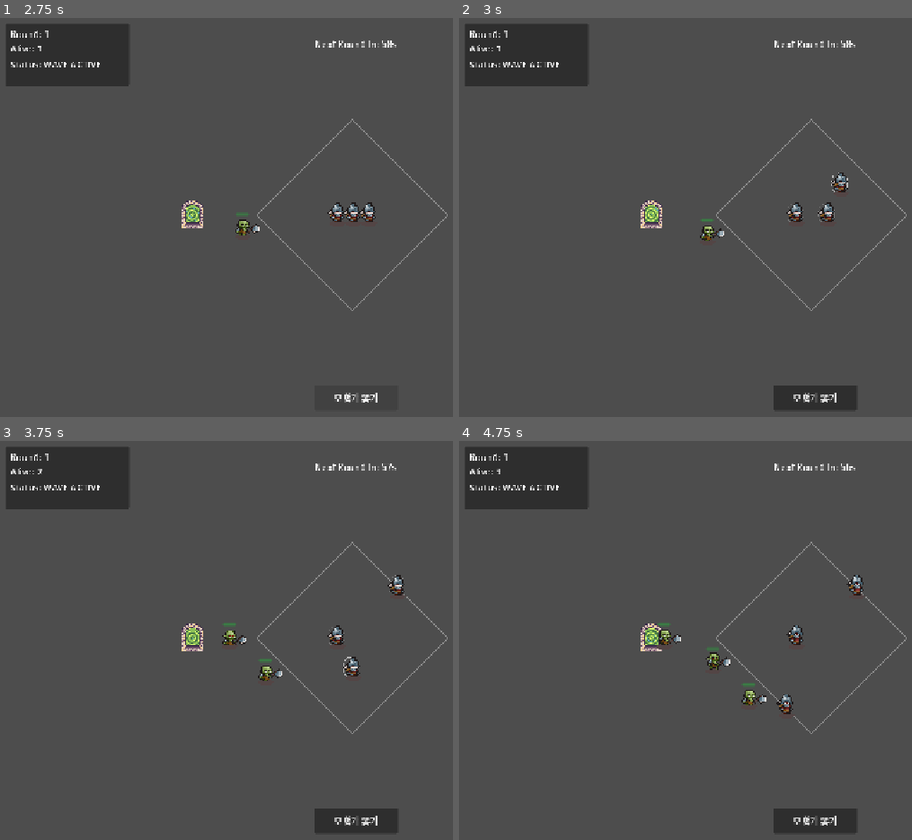
Above: before the commit, frames 1-4 (two rows, left to right).
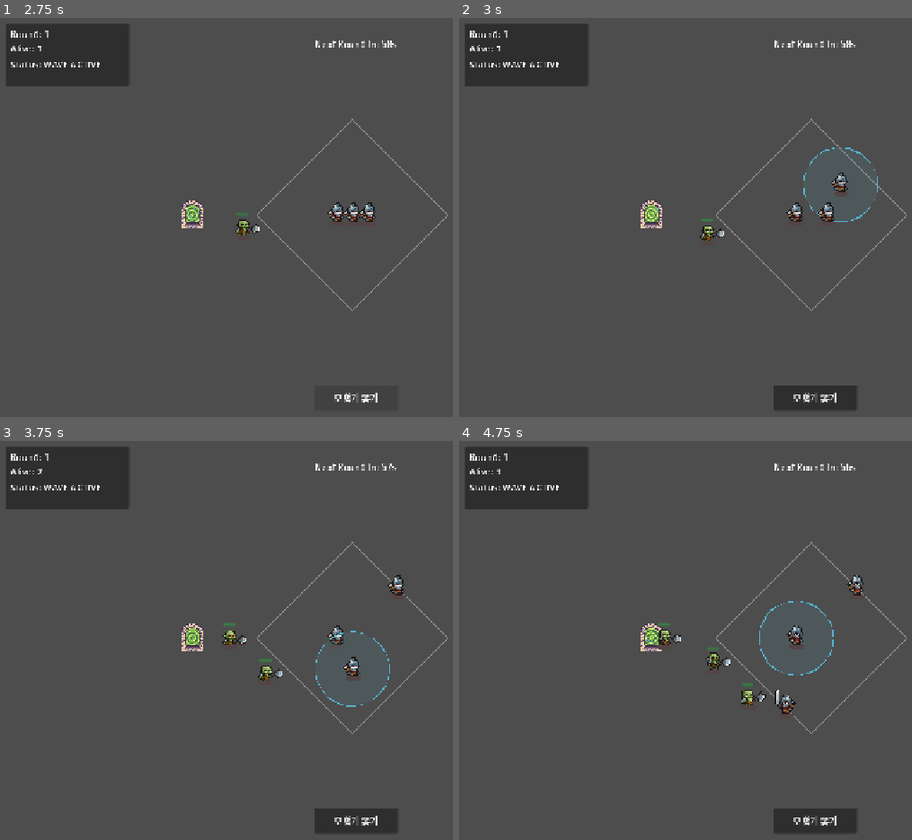
Above: after the commit, the same moments.

Repository: moriankimbusiness/heroes-are-made
Game: Godot game, scene res://scenes/levels/level_01.tscn
Two runs of this game, one before a commit and one after it. Both use one fixed random seed, a clock stepped at 60 frames per second and the inputs below.
Inputs (mouse positions are in pixels of both pictures, inside the frame that each line leads up to):
- Up to frame 1 (2.75 s): click "모험가 뽑기" at 0.5 s; click "모험가 뽑기" at 1.25 s; click "모험가 뽑기" at 2 s
- Up to frame 2 (3 s): drag from (812, 213) to (884, 125) at 2.77 s
- Up to frame 3 (3.75 s): drag from (366, 636) to (321, 720) at 3.52 s
- Up to frame 4 (4.75 s): move the mouse to (794, 636) at 4.27 s; click (794, 636) at 4.42 s

Frame 1 is identical in both runs. In frame 2, 0.1% of the frame differs, in the area x 72-93%, y 32-52%; in frame 3, 0.1%; in frame 4, 0.4%, in the area x 62-83%, y 40-69%.

Commit message:
feat(hero): add auto-attack flow with APS and target priorities

Diff:
--- a/scenes/heroes/base/hero_base.tscn
+++ b/scenes/heroes/base/hero_base.tscn
@@ -35,62 +35,6 @@
 atlas = ExtResource("2_soldier")
 region = Rect2(500, 200, 100, 100)
 
-[sub_resource type="AtlasTexture" id="AtlasTexture_3_0"]
-atlas = ExtResource("2_soldier")
-region = Rect2(0, 300, 100, 100)
-
-[sub_resource type="AtlasTexture" id="AtlasTexture_3_1"]
-atlas = ExtResource("2_soldier")
-region = Rect2(100, 300, 100, 100)
-
-[sub_resource type="AtlasTexture" id="AtlasTexture_3_2"]
-atlas = ExtResource("2_soldier")
-region = Rect2(200, 300, 100, 100)
-
-[sub_resource type="AtlasTexture" id="AtlasTexture_3_3"]
-atlas = ExtResource("2_soldier")
-region = Rect2(300, 300, 100, 100)
-
-[sub_resource type="AtlasTexture" id="AtlasTexture_3_4"]
-atlas = ExtResource("2_soldier")
-region = Rect2(400, 300, 100, 100)
-
-[sub_resource type="AtlasTexture" id="AtlasTexture_3_5"]
-atlas = ExtResource("2_soldier")
-region = Rect2(500, 300, 100, 100)
-
-[sub_resource type="AtlasTexture" id="AtlasTexture_6_0"]
-atlas = ExtResource("2_soldier")
-region = Rect2(0, 600, 100, 100)
-
-[sub_resource type="AtlasTexture" id="AtlasTexture_6_1"]
-atlas = ExtResource("2_soldier")
-region = Rect2(100, 600, 100, 100)
-
-[sub_resource type="AtlasTexture" id="AtlasTexture_6_2"]
-atlas = ExtResource("2_soldier")
-region = Rect2(200, 600, 100, 100)
-
-[sub_resource type="AtlasTexture" id="AtlasTexture_6_3"]
-atlas = ExtResource("2_soldier")
-region = Rect2(300, 600, 100, 100)
-
-[sub_resource type="AtlasTexture" id="AtlasTexture_5_0"]
-atlas = ExtResource("2_soldier")
-region = Rect2(0, 500, 100, 100)
-
-[sub_resource type="AtlasTexture" id="AtlasTexture_5_1"]
-atlas = ExtResource("2_soldier")
-region = Rect2(100, 500, 100, 100)
-
-[sub_resource type="AtlasTexture" id="AtlasTexture_5_2"]
-atlas = ExtResource("2_soldier")
-region = Rect2(200, 500, 100, 100)
-
-[sub_resource type="AtlasTexture" id="AtlasTexture_5_3"]
-atlas = ExtResource("2_soldier")
-region = Rect2(300, 500, 100, 100)
-
 [sub_resource type="AtlasTexture" id="AtlasTexture_0_0"]
 atlas = ExtResource("2_soldier")
 region = Rect2(0, 0, 100, 100)
@@ -114,38 +58,6 @@
 [sub_resource type="AtlasTexture" id="AtlasTexture_0_5"]
 atlas = ExtResource("2_soldier")
 region = Rect2(500, 0, 100, 100)
-
-[sub_resource type="AtlasTexture" id="AtlasTexture_1_0"]
-atlas = ExtResource("2_soldier")
-region = Rect2(0, 100, 100, 100)
-
-[sub_resource type="AtlasTexture" id="AtlasTexture_1_1"]
-atlas = ExtResource("2_soldier")
-region = Rect2(100, 100, 100, 100)
-
-[sub_resource type="AtlasTexture" id="AtlasTexture_1_2"]
-atlas = ExtResource("2_soldier")
-region = Rect2(200, 100, 100, 100)
-
-[sub_resource type="AtlasTexture" id="AtlasTexture_1_3"]
-atlas = ExtResource("2_soldier")
-region = Rect2(300, 100, 100, 100)
-
-[sub_resource type="AtlasTexture" id="AtlasTexture_1_4"]
-atlas = ExtResource("2_soldier")
-region = Rect2(400, 100, 100, 100)
-
-[sub_resource type="AtlasTexture" id="AtlasTexture_1_5"]
-atlas = ExtResource("2_soldier")
-region = Rect2(500, 100, 100, 100)
-
-[sub_resource type="AtlasTexture" id="AtlasTexture_1_6"]
-atlas = ExtResource("2_soldier")
-region = Rect2(600, 100, 100, 100)
-
-[sub_resource type="AtlasTexture" id="AtlasTexture_1_7"]
-atlas = ExtResource("2_soldier")
-region = Rect2(700, 100, 100, 100)
 
 [sub_resource type="SpriteFrames" id="SpriteFrames_hero"]
 animations = [{
@@ -174,63 +86,6 @@
 }, {
 "frames": [{
 "duration": 1.0,
-"texture": SubResource("AtlasTexture_3_0")
-}, {
-"duration": 1.0,
-"texture": SubResource("AtlasTexture_3_1")
-}, {
-"duration": 1.0,
-"texture": SubResource("AtlasTexture_3_2")
-}, {
-"duration": 1.0,
-"texture": SubResource("AtlasTexture_3_3")
-}, {
-"duration": 1.0,
-"texture": SubResource("AtlasTexture_3_4")
-}, {
-"duration": 1.0,
-"texture": SubResource("AtlasTexture_3_5")
-}],
-"loop": false,
-"name": &"attack02",
-"speed": 12.0
-}, {
-"frames": [{
-"duration": 1.0,
-"texture": SubResource("AtlasTexture_6_0")
-}, {
-"duration": 1.0,
-"texture": SubResource("AtlasTexture_6_1")
-}, {
-"duration": 1.0,
-"texture": SubResource("AtlasTexture_6_2")
-}, {
-"duration": 1.0,
-"texture": SubResource("AtlasTexture_6_3")
-}],
-"loop": false,
-"name": &"death",
-"speed": 8.0
-}, {
-"frames": [{
-"duration": 1.0,
-"texture": SubResource("AtlasTexture_5_0")
-}, {
-"duration": 1.0,
-"texture": SubResource("AtlasTexture_5_1")
-}, {
-"duration": 1.0,
-"texture": SubResource("AtlasTexture_5_2")
-}, {
-"duration": 1.0,
-"texture": SubResource("AtlasTexture_5_3")
-}],
-"loop": false,
-"name": &"hurt",
-"speed": 10.0
-}, {
-"frames": [{
-"duration": 1.0,
 "texture": SubResource("AtlasTexture_0_0")
 }, {
 "duration": 1.0,
@@ -251,53 +106,40 @@
 "loop": true,
 "name": &"idle",
 "speed": 8.0
-}, {
-"frames": [{
-"duration": 1.0,
-"texture": SubResource("AtlasTexture_1_0")
-}, {
-"duration": 1.0,
-"texture": SubResource("AtlasTexture_1_1")
-}, {
-"duration": 1.0,
-"texture": SubResource("AtlasTexture_1_2")
-}, {
-"duration": 1.0,
-"texture": SubResource("AtlasTexture_1_3")
-}, {
-"duration": 1.0,
-"texture": SubResource("AtlasTexture_1_4")
-}, {
-"duration": 1.0,
-"texture": SubResource("AtlasTexture_1_5")
-}, {
-"duration": 1.0,
-"texture": SubResource("AtlasTexture_1_6")
-}, {
-"duration": 1.0,
-"texture": SubResource("AtlasTexture_1_7")
-}],
-"loop": true,
-"name": &"walk",
-"speed": 10.0
 }]
 
 [sub_resource type="CapsuleShape2D" id="CapsuleShape2D_drag"]
 radius = 14.0
 height = 36.0
 
+[sub_resource type="CircleShape2D" id="CircleShape2D_attack_range"]
+radius = 66.068146
+
 [node name="HeroBase" type="Area2D" unique_id=1631851130 groups=["hero"]]
 collision_layer = 8
 collision_mask = 0
 script = ExtResource("1_hero")
+attacks_per_second = 3.4
+target_priority = 2
 
 [node name="AnimatedSprite2D" type="AnimatedSprite2D" parent="." unique_id=383494157]
 material = SubResource("ShaderMaterial_outline")
 scale = Vector2(2, 2)
 sprite_frames = SubResource("SpriteFrames_hero")
-animation = &"idle"
+animation = &"attack01"
 autoplay = "idle"
 
 [node name="DragShape" type="CollisionShape2D" parent="." unique_id=240656232]
 position = Vector2(-2, -3)
 shape = SubResource("CapsuleShape2D_drag")
+
+[node name="AttackRange" type="Area2D" parent="." unique_id=1272016421]
+collision_layer = 0
+input_pickable = false
+
+[node name="CollisionShape2D" type="CollisionShape2D" parent="AttackRange" unique_id=948138958]
+shape = SubResource("CircleShape2D_attack_range")
+
+[node name="AttackTimer" type="Timer" parent="." unique_id=2133531099]
+wait_time = 0.8
+one_shot = true
--- a/scripts/heroes/Hero.gd
+++ b/scripts/heroes/Hero.gd
@@ -2,15 +2,29 @@
 
 @onready var anim: AnimatedSprite2D = $AnimatedSprite2D
 @onready var drag_shape: CollisionShape2D = $DragShape
+@onready var attack_range: Area2D = $AttackRange
+@onready var attack_range_shape: CollisionShape2D = $AttackRange/CollisionShape2D
+@onready var attack_timer: Timer = $AttackTimer
 
 enum State {
 	IDLE,
-	WALK,
-	ATTACK01,
-	ATTACK02,
-	HURT,
-	DEATH
+	ATTACK01
 }
+
+enum TargetPriority {
+	PATH_PROGRESS,
+	LOWEST_HEALTH,
+	NEAREST
+}
+
+@export var attack_enabled: bool = true
+@export_range(0.1, 9999.0, 0.1) var attack_damage: float = 10.0
+@export_range(0.1, 20.0, 0.1) var attacks_per_second: float = 1.2
+@export var target_priority: TargetPriority = TargetPriority.PATH_PROGRESS
+@export_range(0, 99, 1) var attack_hit_frame_index: int = 2
+@export var disable_attack_while_dragging: bool = true
+@export_range(0.0, 20.0, 0.1) var attack_flip_deadzone: float = 0.1
+@export var show_drag_collision_debug: bool = false
 
 var state: State = State.IDLE
 static var _any_dragging: bool = false
@@ -21,15 +35,37 @@
 var _drag_target: Vector2 = Vector2.ZERO
 var _drag_velocity: Vector2 = Vector2.ZERO
 var _last_nonzero_move: Vector2 = Vector2.RIGHT
+var _targets_in_range: Array[Area2D] = []
+var _current_target: Area2D = null
+var _warned_invalid_target_ids: Dictionary = {}
+var _show_attack_range_preview: bool = false
+var _preview_state_before_press: bool = false
+var _press_start_position: Vector2 = Vector2.ZERO
+var _attack01_base_duration_seconds: float = 0.5
+var _pending_attack_target: Area2D = null
+var _pending_attack_damage: float = 0.0
+var _pending_hit_frame_fired: bool = false
 var playground: Node2D = null
+
+const CLICK_SELECTION_DISTANCE_SQ: float = 25.0
 
 
 func _ready() -> void:
 	anim.animation_finished.connect(_on_animation_finished)
+	anim.frame_changed.connect(_on_animation_frame_changed)
 	mouse_entered.connect(_on_mouse_entered)
 	mouse_exited.connect(_on_mouse_exited)
+	_attack01_base_duration_seconds = _get_animation_base_duration_seconds(&"attack01")
+	if attack_range != null:
+		attack_range.area_entered.connect(_on_attack_range_area_entered)
+		attack_range.area_exited.connect(_on_attack_range_area_exited)
+	if attack_timer != null:
+		attack_timer.one_shot = true
+		attack_timer.timeout.connect(_on_attack_timer_timeout)
 	set_process(false)
 	_play(State.IDLE, true)
+	if attack_enabled:
+		call_deferred("_attempt_auto_attack")
 
 
 func _input_event(_viewport: Viewport, event: InputEvent, _shape_idx: int) -> void:
@@ -40,12 +76,17 @@
 		if mb.button_index == MOUSE_BUTTON_LEFT and mb.pressed:
 			_dragging = true
 			_any_dragging = true
+			_preview_state_before_press = _show_attack_range_preview
+			_press_start_position = global_position
 			_drag_offset = global_position - get_global_mouse_position()
 			_drag_target = global_position
 			_drag_velocity = Vector2.ZERO
+			_show_attack_range_preview = true
 			set_process(true)
+			if disable_attack_while_dragging and attack_timer != null:
+				attack_timer.stop()
 			anim.material.set_shader_parameter(&"enabled", false)
-			get_tree().call_group(&"hero", "queue_redraw")
+			_request_visual_redraw()
 			get_viewport().set_input_as_handled()
 
 
@@ -58,13 +99,32 @@
 	elif event is InputEventMouseButton:
 		var mb: InputEventMouseButton = event
 		if mb.button_index == MOUSE_BUTTON_LEFT and not mb.pressed:
+			var was_click: bool = global_position.distance_squared_to(_press_start_position) <= CLICK_SELECTION_DISTANCE_SQ
 			_dragging = false
 			_any_dragging = false
 			_drag_velocity = Vector2.ZERO
+			if was_click:
+				_show_attack_range_preview = not _preview_state_before_press
+			else:
+				_show_attack_range_preview = false
 			set_process(false)
+			if attack_enabled and attack_timer != null and attack_timer.is_stopped():
+				_attempt_auto_attack()
 			anim.material.set_shader_parameter(&"enabled", false)
-			get_tree().call_group(&"hero", "queue_redraw")
+			_request_visual_redraw()
 			get_viewport().set_input_as_handled()
+
+
+func _unhandled_input(event: InputEvent) -> void:
+	if _dragging:
+		return
+	if not _show_attack_range_preview:
+		return
+	if event is InputEventMouseButton:
+		var mb: InputEventMouseButton = event
+		if mb.button_index == MOUSE_BUTTON_LEFT and mb.pressed:
+			_show_attack_range_preview = false
+			queue_redraw()
 
 
 func _process(delta: float) -> void:
@@ -85,6 +145,288 @@
 	global_position = desired
 
 
+func _on_attack_range_area_entered(area: Area2D) -> void:
+	if not _is_valid_enemy_target(area):
+		return
+	if not _targets_in_range.has(area):
+		_targets_in_range.append(area)
+	if attack_enabled and attack_timer != null and attack_timer.is_stopped():
+		_attempt_auto_attack()
+
+
+func _on_attack_range_area_exited(area: Area2D) -> void:
+	_targets_in_range.erase(area)
+	if _current_target == area:
+		_current_target = null
+	if attack_enabled and attack_timer != null and attack_timer.is_stopped():
+		_attempt_auto_attack()
+
+
+func _on_attack_timer_timeout() -> void:
+	_attempt_auto_attack()
+
+
+func _attempt_auto_attack() -> void:
+	if not attack_enabled or _is_dead:
+		return
+	if disable_attack_while_dragging and _dragging:
+		return
+	_cleanup_targets()
+	if _targets_in_range.is_empty():
+		_current_target = null
+		return
+
+	_current_target = _pick_target()
+	if _current_target == null:
+		return
+	if not _current_target.has_method("apply_damage"):
+		_warn_invalid_target_once(_current_target, "apply_damage")
+		_targets_in_range.erase(_current_target)
+		_current_target = null
+		if attack_timer != null and attack_timer.is_stopped():
+			_attempt_auto_attack()
+		return
+
+	_update_attack_facing(_current_target)
+	_queue_pending_attack(_current_target, attack_damage)
+	_play_next_attack_animation()
+	_try_fire_pending_attack_on_current_frame()
+	if attack_timer != null:
+		attack_timer.start(_get_attack_cooldown_seconds())
+
+
+func _cleanup_targets() -> void:
+	for i: int in range(_targets_in_range.size() - 1, -1, -1):
+		var target: Area2D = _targets_in_range[i]
+		if not _is_valid_enemy_target(target):
+			_targets_in_range.remove_at(i)
+
+
+func _pick_target() -> Area2D:
+	match target_priority:
+		TargetPriority.LOWEST_HEALTH:
+			return _pick_target_by_lowest_health()
+		TargetPriority.NEAREST:
+			return _pick_target_by_nearest()
+		_:
+			return _pick_target_by_path_progress()
+
+
+func _pick_target_by_path_progress() -> Area2D:
+	var best_target: Area2D = null
+	var best_progress: float = -INF
+	var best_distance_sq: float = INF
+	for target: Area2D in _targets_in_range:
+		if not _is_valid_enemy_target(target):
+			continue
+		var progress: float = _get_enemy_path_progress(target)
+		var distance_sq: float = global_position.distance_squared_to(target.global_position)
+		if best_target == null:
+			best_target = target
+			best_progress = progress
+			best_distance_sq = distance_sq
+			continue
+		if progress > best_progress:
+			best_target = target
+			best_progress = progress
+			best_distance_sq = distance_sq
+			continue
+		if is_equal_approx(progress, best_progress) and distance_sq < best_distance_sq:
+			best_target = target
+			best_progress = progress
+			best_distance_sq = distance_sq
+	return best_target
+
+
+func _pick_target_by_lowest_health() -> Area2D:
+	var best_target: Area2D = null
+	var best_health: float = INF
+	var best_progress: float = -INF
+	var best_distance_sq: float = INF
+	for target: Area2D in _targets_in_range:
+		if not _is_valid_enemy_target(target):
+			continue
+		var health: float = _get_enemy_current_health(target)
+		var progress: float = _get_enemy_path_progress(target)
+		var distance_sq: float = global_position.distance_squared_to(target.global_position)
+		if best_target == null:
+			best_target = target
+			best_health = health
+			best_progress = progress
+			best_distance_sq = distance_sq
+			continue
+		if health < best_health:
+			best_target = target
+			best_health = health
+			best_progress = progress
+			best_distance_sq = distance_sq
+			continue
+		if is_equal_approx(health, best_health) and progress > best_progress:
+			best_target = target
+			best_health = health
+			best_progress = progress
+			best_distance_sq = distance_sq
+			continue
+		if is_equal_approx(health, best_health) and is_equal_approx(progress, best_progress) and distance_sq < best_distance_sq:
+			best_target = target
+			best_health = health
+			best_progress = progress
+			best_distance_sq = distance_sq
+	return best_target
+
+
+func _pick_target_by_nearest() -> Area2D:
+	var best_target: Area2D = null
+	var best_distance_sq: float = INF
+	var best_progress: float = -INF
+	for target: Area2D in _targets_in_range:
+		if not _is_valid_enemy_target(target):
+			continue
+		var distance_sq: float = global_position.distance_squared_to(target.global_position)
+		var progress: float = _get_enemy_path_progress(target)
+		if best_target == null:
+			best_target = target
+			best_distance_sq = distance_sq
+			best_progress = progress
+			continue
+		if distance_sq < best_distance_sq:
+			best_target = target
+			best_distance_sq = distance_sq
+			best_progress = progress
+			continue
+		if is_equal_approx(distance_sq, best_distance_sq) and progress > best_progress:
+			best_target = target
+			best_distance_sq = distance_sq
+			best_progress = progress
+	return best_target
+
+
+func _get_enemy_current_health(target: Area2D) -> float:
+	if not is_instance_valid(target):
+		return INF
+	if target.has_method("get_current_health"):
+		return float(target.call("get_current_health"))
+	return INF
+
+
+func _get_enemy_path_progress(target: Area2D) -> float:
+	if not is_instance_valid(target):
+		return -INF
+	var parent: Node = target.get_parent()
+	if parent is PathFollow2D:
+		return (parent as PathFollow2D).progress
+	return -1.0
+
+
+func _play_next_attack_animation() -> void:
+	play_attack01()
+
+
+func _get_attack_cooldown_seconds() -> float:
+	var rate: float = maxf(0.1, attacks_per_second)
+	return 1.0 / rate
+
+
+func _get_animation_base_duration_seconds(anim_name: StringName) -> float:
+	if anim.sprite_frames == null:
+		return 0.5
+	if not anim.sprite_frames.has_animation(anim_name):
+		return 0.5
+	var fps: float = maxf(0.001, anim.sprite_frames.get_animation_speed(anim_name))
+	var frame_count: int = anim.sprite_frames.get_frame_count(anim_name)
+	if frame_count <= 0:
+		return 0.5
+	var total_units: float = 0.0
+	for i: int in frame_count:
+		total_units += anim.sprite_frames.get_frame_duration(anim_name, i)
+	if total_units <= 0.0:
+		return 0.5
+	return total_units / fps
+
+
+func _apply_attack_anim_speed_for_aps() -> void:
+	var cooldown: float = _get_attack_cooldown_seconds()
+	var base_duration: float = maxf(0.001, _attack01_base_duration_seconds)
+	anim.speed_scale = base_duration / maxf(0.001, cooldown)
+
+
+func _queue_pending_attack(target: Area2D, damage: float) -> void:
+	_pending_attack_target = target
+	_pending_attack_damage = damage
+	_pending_hit_frame_fired = false
+
+
+func _clear_pending_attack() -> void:
+	_pending_attack_target = null
+	_pending_attack_damage = 0.0
+	_pending_hit_frame_fired = false
+
+
+func _get_clamped_attack_hit_frame_index() -> int:
+	if anim.sprite_frames == null:
+		return 0
+	if not anim.sprite_frames.has_animation(&"attack01"):
+		return 0
+	var frame_count: int = anim.sprite_frames.get_frame_count(&"attack01")
+	if frame_count <= 0:
+		return 0
+	return clampi(attack_hit_frame_index, 0, frame_count - 1)
+
+
+func _try_fire_pending_attack_on_current_frame() -> void:
+	if state != State.ATTACK01:
+		return
+	if _pending_hit_frame_fired:
+		return
+	if _pending_attack_target == null:
+		return
+	if anim.frame != _get_clamped_attack_hit_frame_index():
+		return
+	_execute_pending_attack()
+
+
+func _execute_pending_attack() -> void:
+	var target: Area2D = _pending_attack_target
+	var damage: float = _pending_attack_damage
+	_pending_hit_frame_fired = true
+	if not _is_valid_enemy_target(target):
+		return
+	if not target.has_method("apply_damage"):
+		_warn_invalid_target_once(target, "apply_damage")
+		return
+	target.call("apply_damage", damage)
+
+
+func _update_attack_facing(target: Area2D) -> void:
+	if not is_instance_valid(target):
+		return
+	var dx: float = target.global_position.x - global_position.x
+	if dx > attack_flip_deadzone:
+		anim.flip_h = false
+	elif dx < -attack_flip_deadzone:
+		anim.flip_h = true
+
+
+func _is_valid_enemy_target(target: Area2D) -> bool:
+	if not is_instance_valid(target):
+		return false
+	if not target.is_in_group(&"enemy"):
+		return false
+	if target.has_method("is_dead") and bool(target.call("is_dead")):
+		return false
+	return true
+
+
+func _warn_invalid_target_once(target: Area2D, method_name: String) -> void:
+	if not is_instance_valid(target):
+		return
+	var target_id: int = target.get_instance_id()
+	if _warned_invalid_target_ids.has(target_id):
+		return
+	_warned_invalid_target_ids[target_id] = true
+	push_warning("Hero: target '%s' is missing method '%s'." % [target.name, method_name])
+
+
 func _draw_capsule(color: Color, width: float = 1.0) -> void:
 	var cap: CapsuleShape2D = drag_shape.shape
 	var off: Vector2 = drag_shape.position
@@ -99,7 +441,28 @@
 	draw_line(off + Vector2(r, -h), off + Vector2(r, h), color, width)
 
 
+func _draw_attack_range_preview() -> void:
+	var circle_shape: CircleShape2D = attack_range_shape.shape as CircleShape2D
+	if circle_shape == null:
+		return
+	var center: Vector2 = attack_range.position + attack_range_shape.position
+	var radius: float = circle_shape.radius
+	draw_circle(center, radius, Color(0.35, 0.85, 1.0, 0.08))
+	draw_arc(center, radius, 0.0, TAU, 72, Color(0.35, 0.85, 1.0, 0.7), 1.6)
+
+
+func _request_visual_redraw() -> void:
+	if show_drag_collision_debug:
+		get_tree().call_group(&"hero", "queue_redraw")
+		return
+	queue_redraw()
+
+
 func _draw() -> void:
+	if _dragging or _show_attack_range_preview:
+		_draw_attack_range_preview()
+	if not show_drag_collision_debug:
+		return
 	if not _any_dragging:
 		return
 	if _dragging:
@@ -121,27 +484,11 @@
 
 
 func play_idle() -> void:
-	_play(State.IDLE)
-
-
-func play_walk() -> void:
-	_play(State.WALK)
+	_play(State.IDLE, true)
 
 
 func play_attack01() -> void:
-	_play(State.ATTACK01)
-
-
-func play_attack02() -> void:
-	_play(State.ATTACK02)
-
-
-func play_hurt() -> void:
-	_play(State.HURT)
-
-
-func play_death() -> void:
-	_play(State.DEATH)
+	_play(State.ATTACK01, true)
 
 
 func is_state_finished() -> bool:
@@ -153,9 +500,10 @@
 
 
 func _play(new_state: State, force: bool = false) -> void:
-	if _is_dead and new_state != State.DEATH:
-		return
-	if not force and new_state == state:
+	if _is_dead:
+		return
+	var same_state: bool = new_state == state
+	if not force and same_state:
 		return
 	state = new_state
 	_is_finished = false
@@ -164,6 +512,12 @@
 	if anim.sprite_frames == null or not anim.sprite_frames.has_animation(anim_name):
 		push_warning("Missing animation for state: %s" % [anim_name])
 		return
+	if state == State.IDLE:
+		anim.speed_scale = 1.0
+	elif state == State.ATTACK01:
+		_apply_attack_anim_speed_for_aps()
+	if force and same_state:
+		anim.stop()
 	anim.play(anim_name)
 
 
@@ -182,9 +536,12 @@
 	_on_non_loop_finished()
 
 
+func _on_animation_frame_changed() -> void:
+	_try_fire_pending_attack_on_current_frame()
+
+
 func _on_non_loop_finished() -> void:
-	if state == State.DEATH:
-		return
+	_clear_pending_attack()
 	_play(State.IDLE, true)
 
 
@@ -192,14 +549,6 @@
 	match target_state:
 		State.IDLE:
 			return &"idle"
-		State.WALK:
-			return &"walk"
 		State.ATTACK01:
 			return &"attack01"
-		State.ATTACK02:
-			return &"attack02"
-		State.HURT:
-			return &"hurt"
-		State.DEATH:
-			return &"death"
 	return &"idle"
